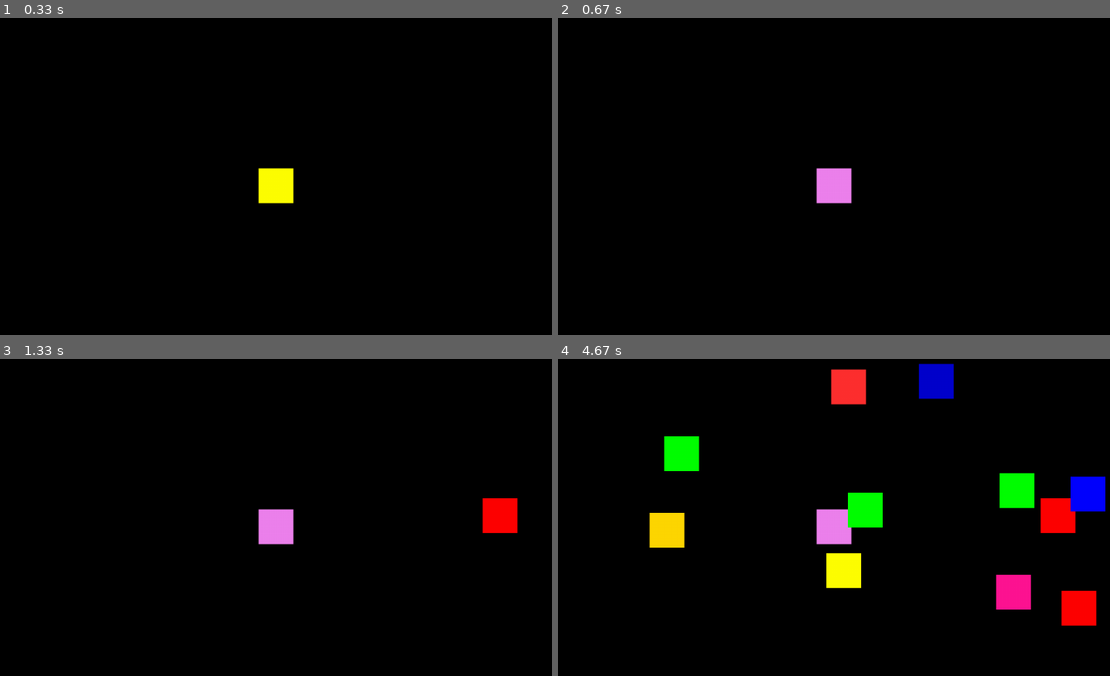
Above: before the commit, frames 1-4 (two rows, left to right).
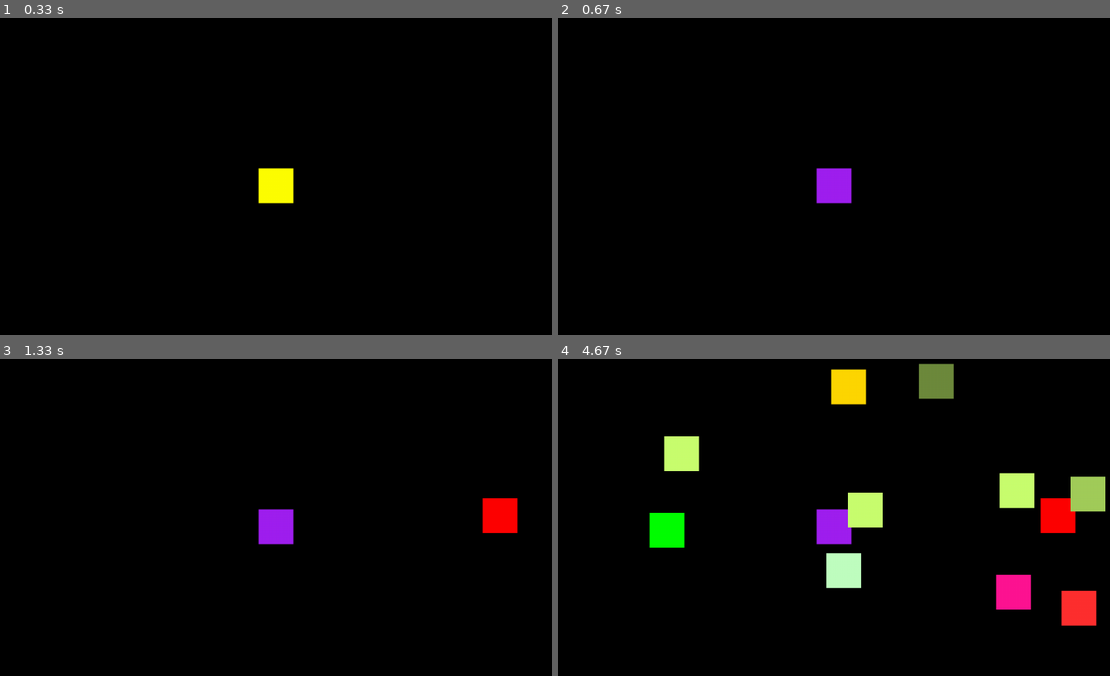
Above: after the commit, the same moments.

Repository: KilianCollins/Pygame_game_I_made_its_colorful
Game: pygame game, started from Main/Game/trial_stuff.py
Same seed, same stepped clock (60 frames per second), same inputs: the game is played once before the commit and once after it.
Inputs (mouse positions are in pixels of both pictures, inside the frame that each line leads up to):
- Up to frame 1 (0.33 s): no input
- Up to frame 2 (0.67 s): click (834, 186) at 0.38 s
- Up to frame 3 (1.33 s): click (496, 514) at 1.22 s
- Up to frame 4 (4.67 s): click (668, 530) at 1.55 s; click (933, 381) at 1.88 s; click (850, 387) at 2.22 s; click (845, 571) at 2.55 s; click (1010, 590) at 2.88 s; click (1016, 488) at 3.22 s; click (1087, 492) at 3.55 s; click (1076, 609) at 3.88 s; click (867, 511) at 4.22 s; click (679, 454) at 4.55 s

Frame 1 is identical in both runs. In frame 2, 0.7% of the frame differs, in the area x 46-54%, y 47-59%; in frame 3, 0.7%; in frame 4, 7.1%, in the area x 16-100%, y 1-85%.

Commit message:
added more green, fixed formating of the colors list i cant keep my eues open 71724 kilian

Diff:
--- a/Main/Game/trial_stuff.py
+++ b/Main/Game/trial_stuff.py
@@ -27,7 +27,10 @@
 clock = pygame.time.Clock()
 FPS = 60
 # pygame's list of named colors: https://www.pygame.org/docs/ref/color_list.html
-colors = ["deeppink", "red", "firebrick1", "orange", "gold", "yellow", "green", "blue", "mediumblue", "indigo", "purple", "violet"]
+colors = ["deeppink", "red", "firebrick1", "orange", "gold", "yellow", "green", "darkseagreen",
+          "darkseagreen1", "darkolivegreen1", "darkolivegreen2", "darkolivegreen3", "darkolivegreen4",
+          "blue", "mediumblue", "indigo", "purple", "violet"
+          ]
 
 
 # Square sprite class below
